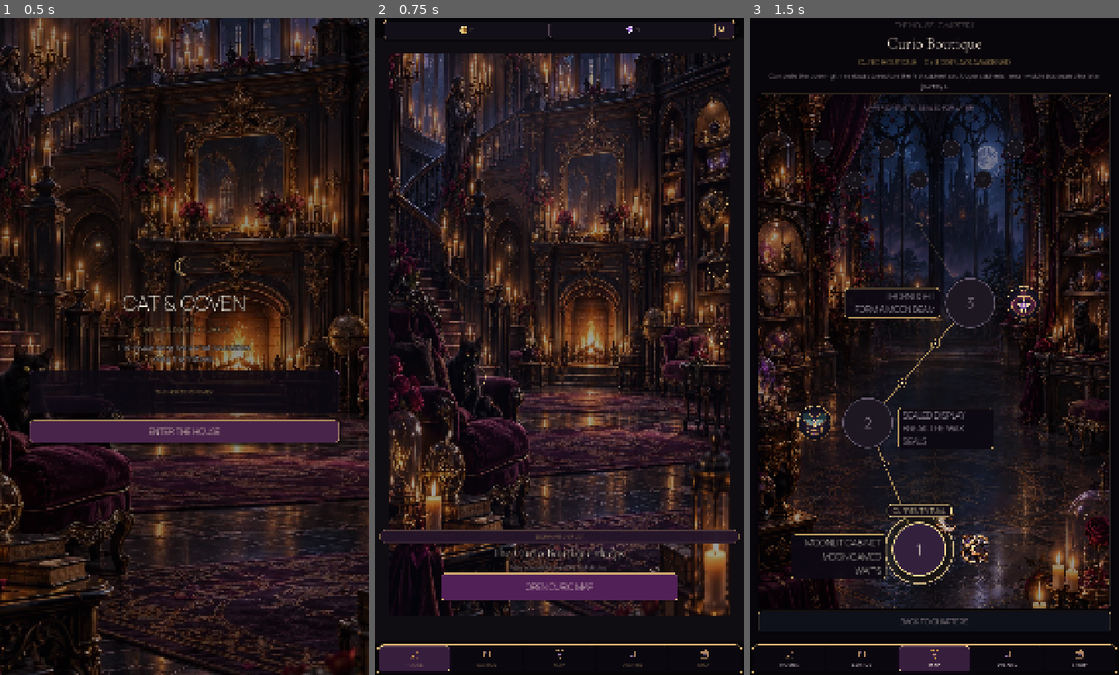
Above: before the commit, frames 1-3 (left to right).
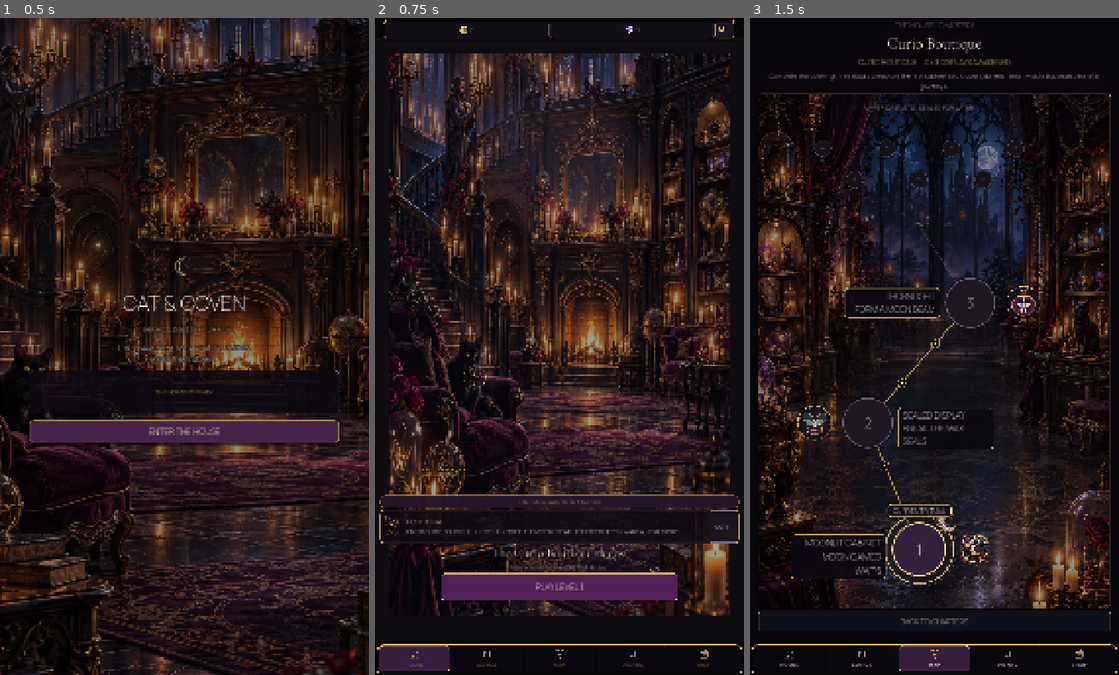
Above: after the commit, the same moments.

Repository: Jay-prodesign/akilta-match3
Game: Godot game, scene res://src/app/app_bootstrap.tscn
The game is run twice, just before and just after one commit, with the same random seed, the same clock (stepped at 60 frames per second) and the same inputs.
Inputs:
- Up to frame 1 (0.5 s): no input
- Up to frame 2 (0.75 s): click "ENTER THE HOUSE" at 0.5 s
- Up to frame 3 (1.5 s): click "OPEN CURIO MAP" (after the commit: "PLAY LEVEL 1") at 1.25 s

Frame 1 is identical in both runs. In frame 2, 3.0% of the frame differs, in the area x 1-99%, y 26-88%; in frame 3, nothing differs.
Error before the commit: Invalid assignment of property or key 'icon' with value of type 'CompressedTexture2D' on a base object of type 'null instance'. (res://src/ui/home/house_home.g…

Commit message:
Bind full-height House world layer

Diff:
--- a/src/ui/home/house_home.gd
+++ b/src/ui/home/house_home.gd
@@ -18,7 +18,7 @@
 const KeeperRoleScene = preload("res://src/ui/home/keeper_role_panel.tscn")
 const RestorationOverlayScene = preload("res://src/ui/home/restoration_overlay.tscn")
 
-@onready var room_view = $Layout/RoomView
+@onready var room_view = $RoomView
 @onready var headline: Label = $Layout/Headline
 @onready var detail: Label = $Layout/Detail
 @onready var curio_label: Label = $Layout/CurioChip/Label
@@ -33,8 +33,8 @@
 @onready var _first_ritual_copy: Label = $Layout/FirstRitualGuide/GuideRow/CopyColumn/Copy
 @onready var _first_ritual_dismiss: Button = $Layout/FirstRitualGuide/GuideRow/Dismiss
 @onready var _first_ritual_keeper_art: TextureRect = $Layout/FirstRitualGuide/GuideRow/KeeperArt
-@onready var _hotspot_layer: Control = $Layout/RoomView/CurioHotspots
-@onready var _keeper_hotspot: Button = $Layout/RoomView/CurioHotspots/KeeperHotspot
+@onready var _hotspot_layer: Control = $RoomView/CurioHotspots
+@onready var _keeper_hotspot: Button = $RoomView/CurioHotspots/KeeperHotspot
 
 var progress
 var available_level_count: int = 1
@@ -57,9 +57,9 @@
 	_keeper_hotspot.icon = PieceAssetLoader.ornament(KEEPER_ART_PATH)
 	_first_ritual_dismiss.pressed.connect(_dismiss_first_ritual_guide)
 	_hotspot_buttons = {
-		"moon_cameo": $Layout/RoomView/CurioHotspots/MoonHotspot,
-		"moth_reliquary": $Layout/RoomView/CurioHotspots/MothHotspot,
-		"thorned_locket": $Layout/RoomView/CurioHotspots/ThornHotspot,
+		"moon_cameo": $RoomView/CurioHotspots/MoonHotspot,
+		"moth_reliquary": $RoomView/CurioHotspots/MothHotspot,
+		"thorned_locket": $RoomView/CurioHotspots/ThornHotspot,
 	}
 	for curio_id in _hotspot_buttons:
 		var hotspot := _hotspot_buttons[curio_id] as Button
@@ -150,6 +150,7 @@
 		"primary_cta_width": play_button.custom_minimum_size.x if play_button != null else 0.0,
 		"primary_cta_centered": play_button != null and (play_button.size_flags_horizontal & Control.SIZE_SHRINK_CENTER) != 0,
 		"bottom_nav_reserved": ($Layout.offset_bottom <= -90.0),
+		"world_underlays_home_ui": room_view != null and room_view.get_parent() == self and $Layout/WorldSpacer != null,
 		"direct_level_cta": play_button != null and (play_button.text.begins_with("PLAY LEVEL") or play_button.text.begins_with("EXPLORE")),
 	}
 
